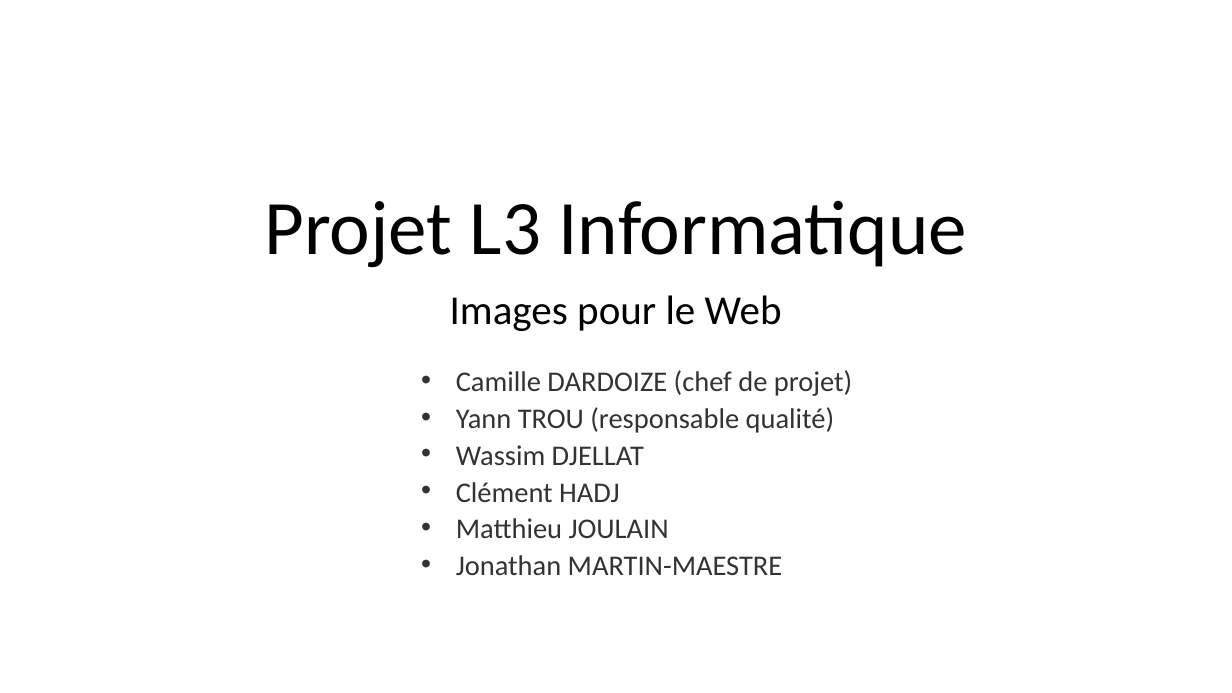
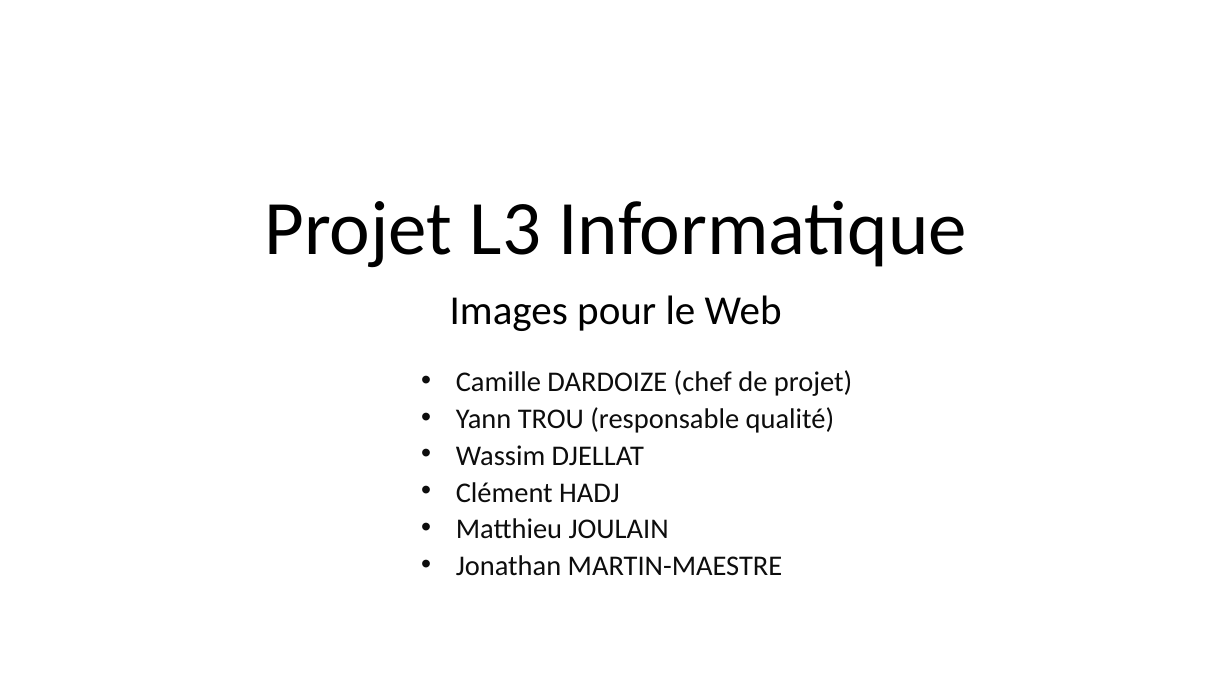
Before and after one commit to FC-Dijkstra/Minifilm_ImgWeb, a slide deck: slide 1 of Projet L3 Informatique_powerpointPrésentation (paslefinaljustecontenu).pptx. Drawn at 1232x693 pixels with LibreOffice and Linux fonts; fonts in the diff are those of the drawing. Boxes give left, top, right and bottom in pixels: in the first picture for what was removed or moved away, otherwise in the second. Text is boxed around its words. In the diff, an @@ line names an element or a change of style, - is before the commit and + after.

```diff
--- a/Projet L3 Informatique_powerpointPrésentation (paslefinaljustecontenu).pptx
+++ b/Projet L3 Informatique_powerpointPrésentation (paslefinaljustecontenu).pptx
@@ text "Camille DARDOIZE (chef de projet)" at [456, 370, 852, 576]: text colour #333333 to #0D0D0D @@
```
Also in this commit, not shown: 4 other slides changed, 10 slides added, 3 slides removed.
